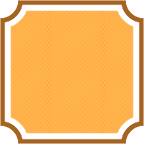
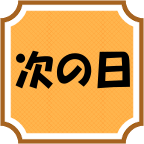
Revision of a layered 144px x 144px image; what changed, layer by layer:
added layer "次の日" above "ホーム" over [15, 50, 130, 89]
